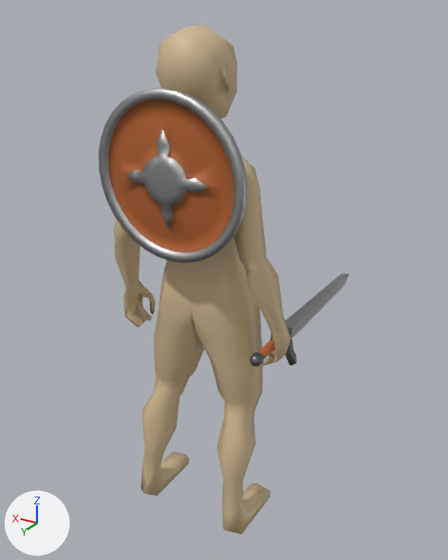
Two versions of the Blender file BlenderFiles/legitCharacter.blend, one commit apart.
Before and after are seen from a camera (50 mm lens) standing at (-1.23, 1.87, 2.04) and looking at (0.05, -0.27, 0.97). Arrows for +X, +Y and +Z are at lower left; the lights stay in place.

Objects in the first picture: 'Body', 'Shield', 'Sword'.
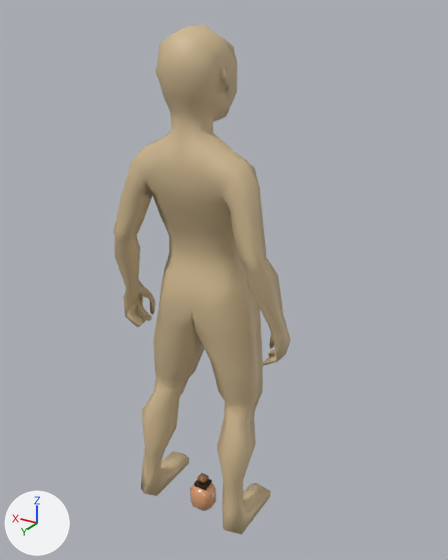
Commit message: flask 3d model

What differs and where, as boxes (x1, y1, x2, y2) in the pictures (448 x 560 px):
'Shield', hidden
    before: (98, 88, 247, 263)
'Sword', hidden
    before: (249, 274, 349, 367)
'Flask', added (brown)
    after: (190, 473, 216, 511)
    faces in mat_light_brown (orange #da9a6d): (190, 483, 216, 511)

Patch to the scene script:
```diff
--- a/BlenderFiles/legitCharacter.blend.py
+++ b/BlenderFiles/legitCharacter.blend.py
@@ mat_corq @@
+mat_corq = principled_material('corq')
+mat_corq.base_color = (0.274, 0.131, 0.0533)  # brown #8f6541
@@ mat_light_brown @@
+mat_light_brown = principled_material('light brown')
+mat_light_brown.base_color = (0.698, 0.325, 0.152)  # orange #da9a6d
+mat_light_brown.roughness = 0.3
+mat_light_brown.specular_ior_level = 1.0
+mat_light_brown.sheen_weight = 0.2
@@ me_cube @@
+me_cube.from_pydata(...)  # 40 vertices, 42 faces; spans x -1.0..1.0, y -1.0..1.0, z -1.0..2.11
+me_cube.polygons.foreach_set('use_smooth', [True] * 42)
+# faces by material slot: [12, 5, 25]
+me_cube.materials.append(mat_boots)  # brown #332716
+me_cube.materials.append(mat_corq)  # brown #8f6541
+me_cube.materials.append(mat_light_brown)  # orange #da9a6d
@@ ob_sword @@
 ob_sword = bpy.data.objects.new('Sword', me_cube_013)
-ob_sword.location = (-0.32, -0.002, 0.881)
-ob_sword.rotation_euler = (1.571, -1.176, 0.0)  # degrees (90, -67, 0)
+ob_sword.location = (-0.321, -0.002, 0.912)
+ob_sword.rotation_euler = (1.571, 1.449, 0.0)  # degrees (90, 83, 0)
 ob_sword.scale = (0.0212, 0.0212, 0.0212)
+ob_sword.hide_set(True)
@@ ob_shield @@
 ob_shield.scale = (0.803, 0.803, 0.803)
+ob_shield.hide_set(True)
@@ ob_flask @@
+ob_flask = bpy.data.objects.new('Flask', me_cube)
+ob_flask.location = (0.0, 0.0, 0.0)
+ob_flask.scale = (0.0542, 0.0542, 0.0542)
```
